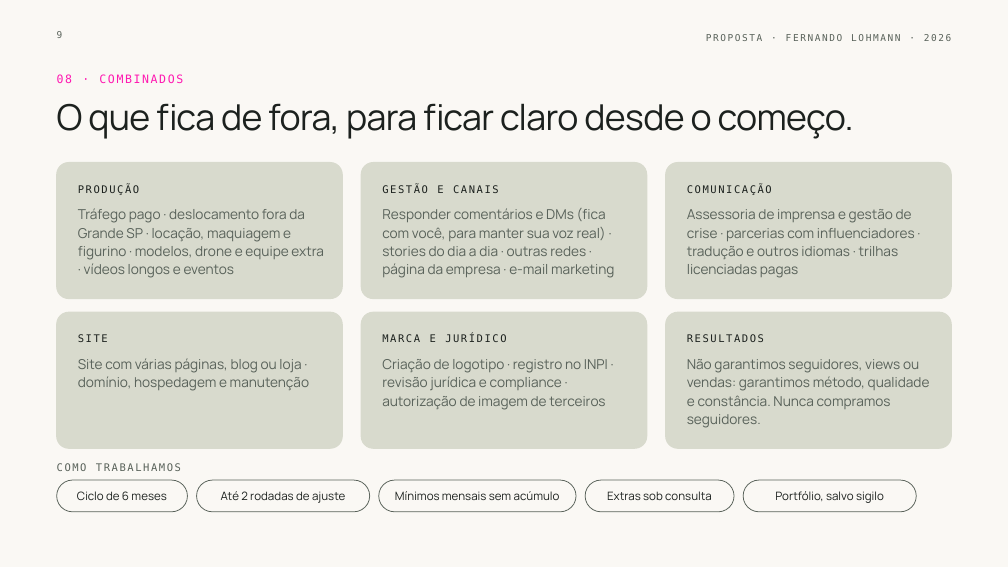
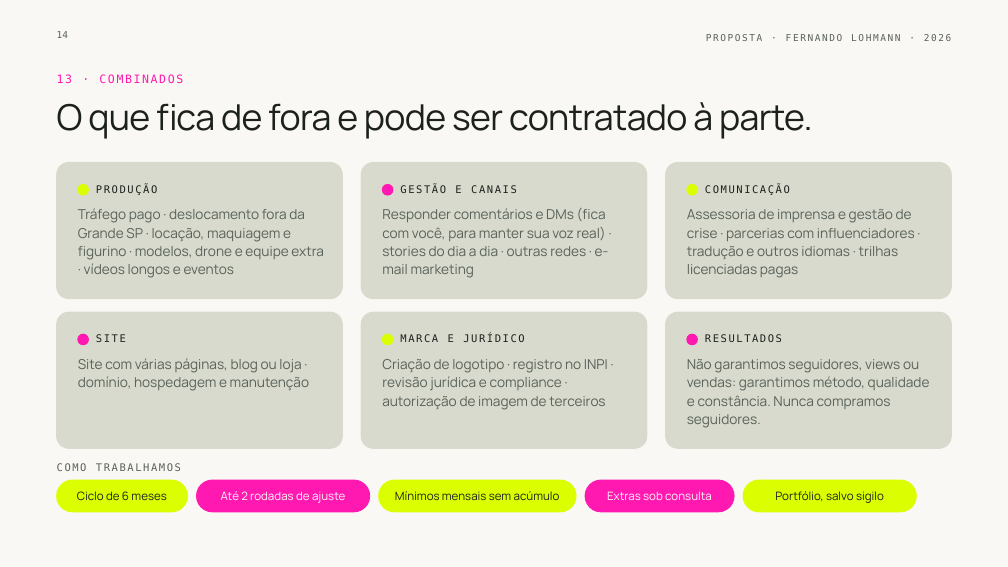
Before and after one commit to diogo-aho/Meov---MKT-Pessoal, a slide deck: slide 14 of propostas/fernando-lohmann/meov-proposta-fernando-lohmann.pptx (slide 9 before the commit). Drawn at 1008x567 pixels with LibreOffice and Linux fonts; fonts in the diff are those of the drawing; background and template pictures are left out. Boxes give left, top, right and bottom in pixels: in the first picture for what was removed or moved away, otherwise in the second. Text is boxed around its words. In the diff, an @@ line names an element or a change of style, - is before the commit and + after.

```diff
--- a/propostas/fernando-lohmann/meov-proposta-fernando-lohmann.pptx
+++ b/propostas/fernando-lohmann/meov-proposta-fernando-lohmann.pptx
@@ page number at [57, 31, 68, 38]: text changed @@
-9
+14
@@ text at [57, 74, 183, 83]: text changed @@
-08 · COMBINADOS
+13 · COMBINADOS
@@ title at [57, 102, 812, 139]: text changed @@
-O que fica de fora, para ficar claro desde o começo.
+O que fica de fora e pode ser contratado à parte.
@@ text "PRODUÇÃO": place and size @@
-text "PRODUÇÃO" at [78, 184, 139, 195]
+text "PRODUÇÃO" at [96, 184, 157, 195]
@@ text "GESTÃO E CANAIS": place and size @@
-text "GESTÃO E CANAIS" at [382, 184, 499, 193]
+text "GESTÃO E CANAIS" at [400, 184, 517, 193]
@@ text "COMUNICAÇÃO": place and size @@
-text "COMUNICAÇÃO" at [687, 184, 772, 195]
+text "COMUNICAÇÃO" at [705, 184, 790, 195]
@@ ellipse added at [78, 185, 88, 195], fill #DBFF00, outline #DBFF00 1 pt @@
@@ text at [382, 208, 609, 278]: text changed @@
-Responder comentários e DMs (fica com você, para manter sua voz real) · stories do dia a dia · outras redes · página da empresa · e-mail marketing
+Responder comentários e DMs (fica com você, para manter sua voz real) · stories do dia a dia · outras redes · e-mail marketing
@@ ellipse added at [383, 185, 393, 195], fill #FF19B1, outline #FF19B1 1 pt @@
@@ ellipse added at [687, 185, 698, 195], fill #DBFF00, outline #DBFF00 1 pt @@
@@ text "SITE": place and size @@
-text "SITE" at [78, 334, 108, 342]
+text "SITE" at [96, 334, 126, 342]
@@ text "MARCA E JURÍDICO": place and size @@
-text "MARCA E JURÍDICO" at [382, 334, 506, 342]
+text "MARCA E JURÍDICO" at [400, 334, 524, 342]
@@ text "RESULTADOS": place and size @@
-text "RESULTADOS" at [687, 334, 764, 342]
+text "RESULTADOS" at [705, 334, 782, 342]
@@ ellipse added at [78, 334, 88, 345], fill #FF19B1, outline #FF19B1 1 pt @@
@@ ellipse added at [383, 334, 393, 345], fill #DBFF00, outline #DBFF00 1 pt @@
@@ ellipse added at [687, 334, 698, 345], fill #FF19B1, outline #FF19B1 1 pt @@
@@ text "Até 2 rodadas de ajuste" at [221, 491, 345, 503]: text colour #1C211E to #FAF8F4 @@
@@ rounded rectangle at [197, 480, 370, 512]: fill #FAF8F4 to #FF19B1; outline #59625A 0.75 pt to #FF19B1 1 pt @@
@@ text "Extras sob consulta" at [607, 491, 712, 500]: text colour #1C211E to #FAF8F4 @@
@@ rounded rectangle at [585, 480, 734, 512]: fill #FAF8F4 to #FF19B1; outline #59625A 0.75 pt to #FF19B1 1 pt @@
@@ fill #FAF8F4 to #DBFF00; outline #59625A 0.75 pt to #DBFF00 1 pt in 3 elements at [57, 480, 188, 512], [379, 480, 576, 512], [743, 480, 917, 512] @@
```
Also in this commit, not shown: 6 other slides changed, 8 slides added, 3 slides removed, 9 other files.
